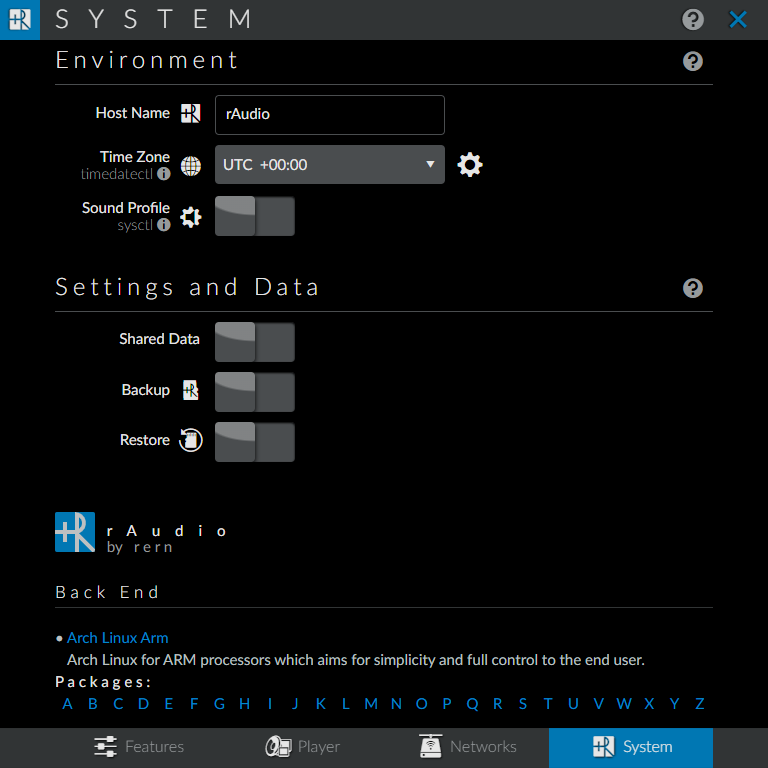
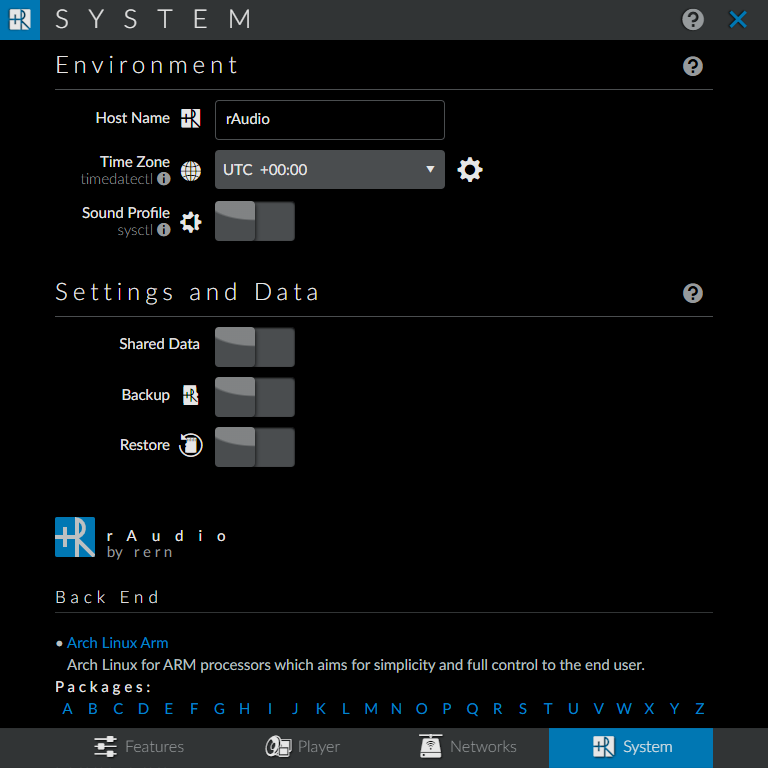
Layered file, before and after one edit (w=768, h=768). Changes by layer:
removed layer "Layer 52" over (x1=55, y1=50, x2=713, y2=768)
added layer "system3" above "system2" over (x1=55, y1=50, x2=713, y2=768)
showed "system2", painted on it over (x1=55, y1=50, x2=713, y2=768)
showed "system1", painted on it over (x1=55, y1=50, x2=713, y2=768)
showed "player2", painted on it over (x1=55, y1=50, x2=713, y2=768)
added layer "player1" above "text" over (x1=55, y1=50, x2=713, y2=768)
showed "features2", painted on it over (x1=55, y1=50, x2=713, y2=768)
painted on "features1" over (x1=55, y1=62, x2=713, y2=768)
